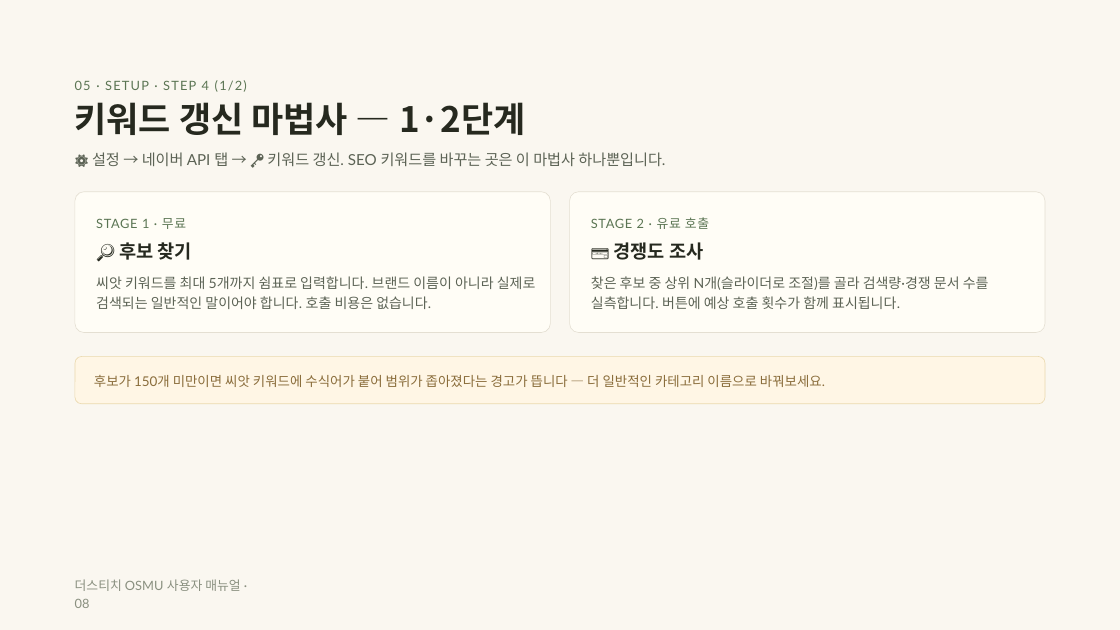
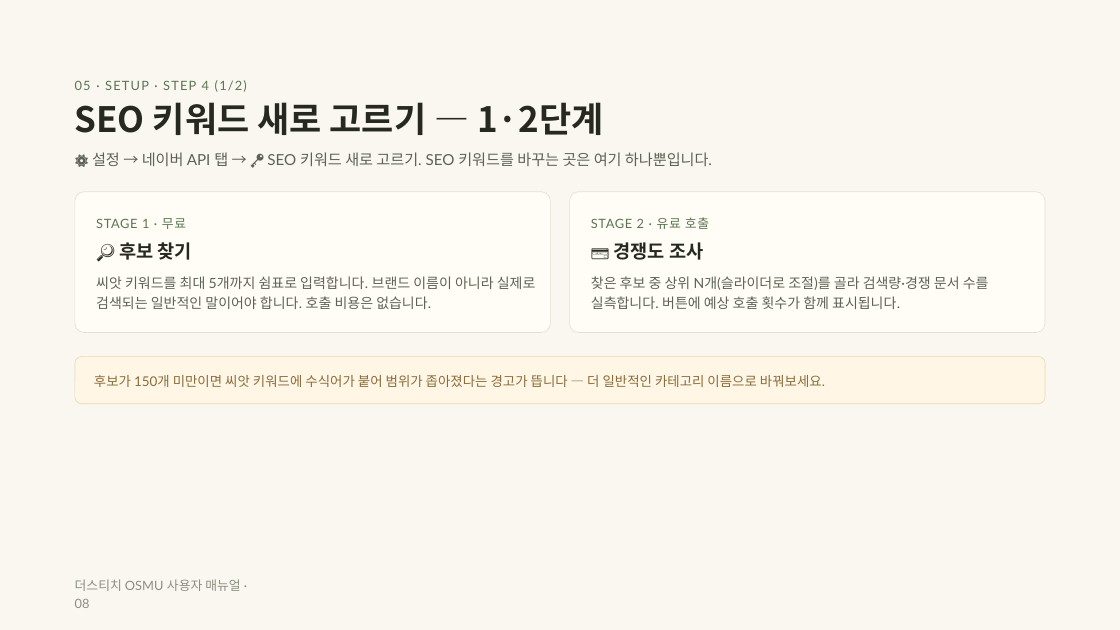
Before and after one commit to JaewooLee-AI/OSMU_thestitch, a slide deck: slide 8 of docs/더스티치 OSMU 사용자 매뉴얼.pptx. Drawn at 1120x630 pixels with LibreOffice and Linux fonts; fonts in the diff are those of the drawing. Boxes give left, top, right and bottom in pixels: in the first picture for what was removed or moved away, otherwise in the second. Text is boxed around its words. In the diff, an @@ line names an element or a change of style, - is before the commit and + after.

```diff
--- a/docs/더스티치 OSMU 사용자 매뉴얼.pptx
+++ b/docs/더스티치 OSMU 사용자 매뉴얼.pptx
@@ text at (75, 102, 603, 135): text changed @@
-키워드 갱신 마법사 — 1·2단계
+SEO 키워드 새로 고르기 — 1·2단계
@@ text at (92, 152, 712, 166): text changed @@
-⚙️ 설정 → 네이버 API 탭 → 🔑 키워드 갱신. SEO 키워드를 바꾸는 곳은 이 마법사 하나뿐입니다.
+⚙️ 설정 → 네이버 API 탭 → 🔑 SEO 키워드 새로 고르기. SEO 키워드를 바꾸는 곳은 여기 하나뿐입니다.
```
Also in this commit, not shown: 7 other slides changed, 2 other files.
